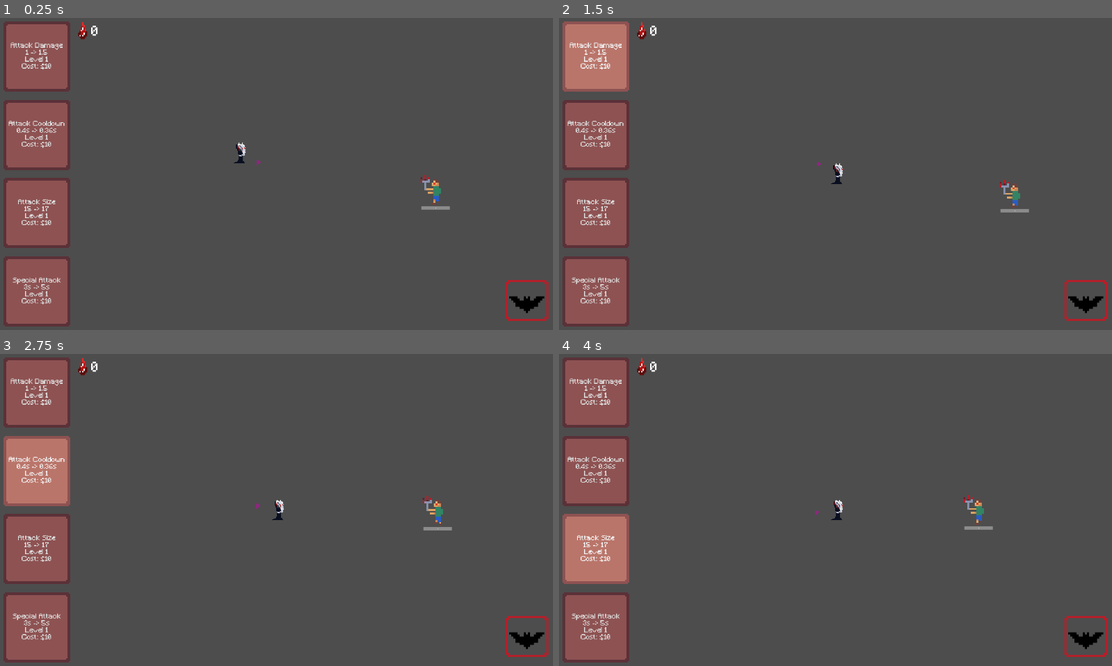
Above: before the commit, frames 1-4 (two rows, left to right).
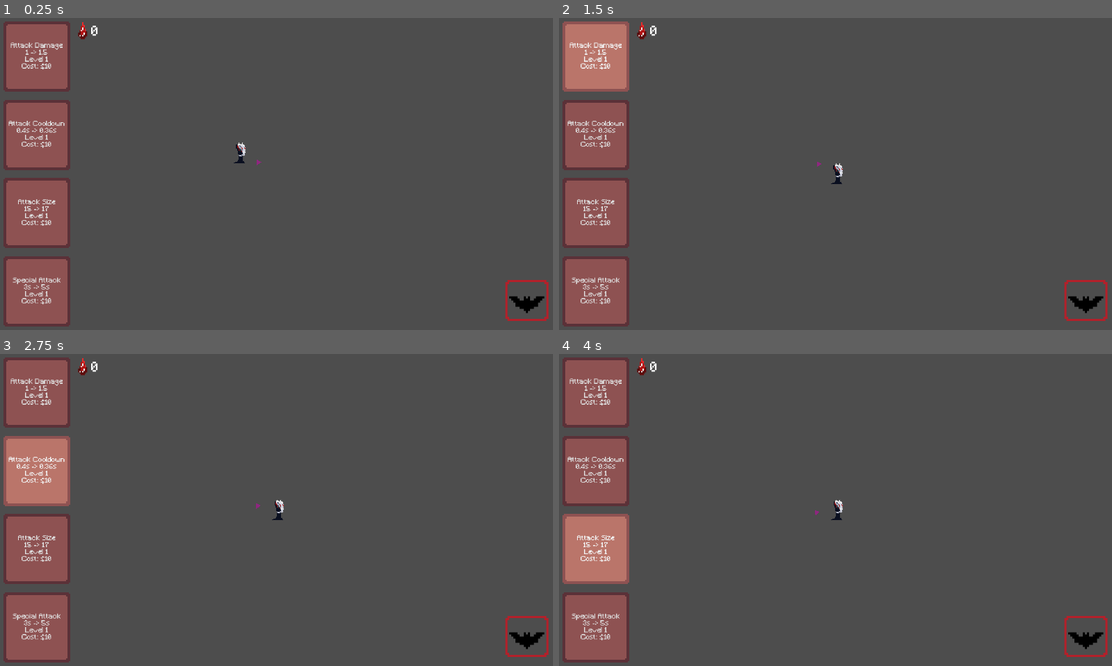
Above: after the commit, the same moments.

Repository: PonderingLoaf/gmtk2026
Game: Godot game, scene res://scenes/game.tscn
The game is run twice, just before and just after one commit, with the same random seed, the same clock (stepped at 60 frames per second) and the same inputs. This scene is started directly instead of the project's main scene.
Inputs:
- Up to frame 1 (0.25 s): no input
- Up to frame 2 (1.5 s): click "Attack Damage 1 -> 1.5 Level …" at 0.5 s; click "Attack Damage 1 -> 1.5 Level …" at 1.25 s
- Up to frame 3 (2.75 s): click "Attack Cooldown 0.4s -> 0.36s…" at 2 s
- Up to frame 4 (4 s): click "Attack Cooldown 0.4s -> 0.36s…" at 2.75 s; click "Attack Size 15 -> 17 Level 1 …" at 3.5 s

The runs differ from the first frame. In frame 1, 0.2% of the frame differs, in the area x 75-82%, y 50-62%; in frame 2, 0.2%; in frame 3, 0.2%; in frame 4, 0.2%.

Commit message:
I'm really bad at commit messages2

Diff:
--- /dev/null
+++ b/enemies/PitchforkDude/pitchfork-dude.tscn
@@ -0,0 +1,130 @@
+[gd_scene format=3 uid="uid://dem75gewqpckd"]
+
+[ext_resource type="PackedScene" uid="uid://drnbj1wo2rvxd" path="res://scenes/enemy.tscn" id="1_epyst"]
+[ext_resource type="Texture2D" uid="uid://mvonv0bsi7f8" path="res://enemies/PitchforkDude/pitchfork-attack-spritesheet.png" id="2_mafxv"]
+[ext_resource type="Texture2D" uid="uid://dtlnvwfhg381k" path="res://enemies/PitchforkDude/pitchfork-dude.png" id="2_xj5yi"]
+
+[sub_resource type="RectangleShape2D" id="RectangleShape2D_4ra3w"]
+size = Vector2(320.0001, 910.0002)
+
+[sub_resource type="AtlasTexture" id="AtlasTexture_xj5yi"]
+atlas = ExtResource("2_mafxv")
+region = Rect2(0, 0, 48, 16)
+
+[sub_resource type="AtlasTexture" id="AtlasTexture_uks03"]
+atlas = ExtResource("2_mafxv")
+region = Rect2(48, 0, 48, 16)
+
+[sub_resource type="AtlasTexture" id="AtlasTexture_al4m2"]
+atlas = ExtResource("2_mafxv")
+region = Rect2(96, 0, 48, 16)
+
+[sub_resource type="AtlasTexture" id="AtlasTexture_b2ytp"]
+atlas = ExtResource("2_mafxv")
+region = Rect2(144, 0, 48, 16)
+
+[sub_resource type="AtlasTexture" id="AtlasTexture_wwgsv"]
+atlas = ExtResource("2_mafxv")
+region = Rect2(192, 0, 48, 16)
+
+[sub_resource type="AtlasTexture" id="AtlasTexture_wgyhk"]
+atlas = ExtResource("2_mafxv")
+region = Rect2(240, 0, 48, 16)
+
+[sub_resource type="AtlasTexture" id="AtlasTexture_ruf5r"]
+atlas = ExtResource("2_mafxv")
+region = Rect2(288, 0, 48, 16)
+
+[sub_resource type="AtlasTexture" id="AtlasTexture_mafxv"]
+atlas = ExtResource("2_xj5yi")
+region = Rect2(0, 0, 16, 16)
+
+[sub_resource type="AtlasTexture" id="AtlasTexture_y23k8"]
+atlas = ExtResource("2_xj5yi")
+region = Rect2(16, 0, 16, 16)
+
+[sub_resource type="AtlasTexture" id="AtlasTexture_i2akv"]
+atlas = ExtResource("2_xj5yi")
+region = Rect2(32, 0, 16, 16)
+
+[sub_resource type="SpriteFrames" id="SpriteFrames_md0e3"]
+animations = [{
+"frames": [{
+"duration": 1.0,
+"texture": SubResource("AtlasTexture_xj5yi")
+}, {
+"duration": 1.0,
+"texture": SubResource("AtlasTexture_uks03")
+}, {
+"duration": 1.0,
+"texture": SubResource("AtlasTexture_al4m2")
+}, {
+"duration": 0.06,
+"texture": SubResource("AtlasTexture_b2ytp")
+}, {
+"duration": 0.06,
+"texture": SubResource("AtlasTexture_wwgsv")
+}, {
+"duration": 0.06,
+"texture": SubResource("AtlasTexture_wgyhk")
+}, {
+"duration": 1.0,
+"texture": SubResource("AtlasTexture_ruf5r")
+}],
+"loop": 0,
+"name": &"attack",
+"speed": 1.0
+}, {
+"frames": [{
+"duration": 1.0,
+"texture": SubResource("AtlasTexture_mafxv")
+}, {
+"duration": 1.0,
+"texture": SubResource("AtlasTexture_y23k8")
+}, {
+"duration": 1.0,
+"texture": SubResource("AtlasTexture_i2akv")
+}],
+"loop": 1,
+"name": &"default",
+"speed": 3.0
+}]
+
+[sub_resource type="RectangleShape2D" id="RectangleShape2D_a35do"]
+size = Vector2(479.99994, 480.00012)
+
+[sub_resource type="RectangleShape2D" id="RectangleShape2D_vgdee"]
+size = Vector2(1480.0002, 325.00006)
+
+[node name="Enemy" unique_id=87682965 instance=ExtResource("1_epyst")]
+max_health = 10.0
+damage = 3.0
+
+[node name="CollisionShape2D" parent="." index="0" unique_id=371164891]
+position = Vector2(30.000006, 64.99994)
+scale = Vector2(0.99999964, 0.99999964)
+shape = SubResource("RectangleShape2D_4ra3w")
+
+[node name="AnimatedSprite2D" parent="." index="1" unique_id=307164580]
+scale = Vector2(64, 64)
+sprite_frames = SubResource("SpriteFrames_md0e3")
+animation = &"attack"
+autoplay = "default"
+frame = 5
+
+[node name="CollisionShape2D2" type="CollisionShape2D" parent="." index="3" unique_id=1110605910]
+position = Vector2(-279.99982, -239.99995)
+scale = Vector2(0.99999976, 0.99999976)
+shape = SubResource("RectangleShape2D_a35do")
+
+[node name="Timer" type="Timer" parent="." index="4" unique_id=1116953404]
+wait_time = 15.0
+autostart = true
+
+[node name="AttackHitbox" type="CollisionShape2D" parent="." index="5" unique_id=2036627346]
+position = Vector2(-799.9999, -32.49999)
+scale = Vector2(0.99999976, 0.99999976)
+shape = SubResource("RectangleShape2D_vgdee")
+disabled = true
+
+[connection signal="timeout" from="Timer" to="." method="_on_timer_timeout"]
--- a/project.godot
+++ b/project.godot
@@ -59,12 +59,14 @@
 "deadzone": 0.2,
 "events": [Object(InputEventKey,"resource_local_to_scene":false,"resource_name":"","device":-1,"window_id":0,"alt_press …(192 unchanged characters)…
 , Object(InputEventKey,"resource_local_to_scene":false,"resource_name":"","device":-1,"window_id":0,"alt_pressed":false …(183 unchanged characters)…
+, Object(InputEventMouseButton,"resource_local_to_scene":false,"resource_name":"","device":-1,"window_id":0,"alt_pressed":false,"shift_pressed":false,"ctrl_pressed":false,"meta_pressed":false,"button_mask":0,"position":Vector2(0, 0),"global_position":Vector2(0, 0),"factor":1.0,"button_index":1,"canceled":false,"pressed":false,"double_click":false,"script":null)
 ]
 }
 action2={
 "deadzone": 0.2,
 "events": [Object(InputEventKey,"resource_local_to_scene":false,"resource_name":"","device":-1,"window_id":0,"alt_press …(192 unchanged characters)…
 , Object(InputEventKey,"resource_local_to_scene":false,"resource_name":"","device":-1,"window_id":0,"alt_pressed":false …(183 unchanged characters)…
+, Object(InputEventMouseButton,"resource_local_to_scene":false,"resource_name":"","device":-1,"window_id":0,"alt_pressed":false,"shift_pressed":false,"ctrl_pressed":false,"meta_pressed":false,"button_mask":0,"position":Vector2(0, 0),"global_position":Vector2(0, 0),"factor":1.0,"button_index":2,"canceled":false,"pressed":false,"double_click":false,"script":null)
 ]
 }
 
--- /dev/null
+++ b/scenes/enemies/bug.tscn
@@ -0,0 +1,64 @@
+[gd_scene format=3 uid="uid://bis0piergkh2u"]
+
+[ext_resource type="PackedScene" uid="uid://drnbj1wo2rvxd" path="res://scenes/enemy.tscn" id="1_evhp6"]
+[ext_resource type="Texture2D" uid="uid://bol5g8p8gb7n0" path="res://assets/bug-sprite-sheet.png" id="2_1cphh"]
+
+[sub_resource type="CircleShape2D" id="CircleShape2D_glybs"]
+radius = 330.15146
+
+[sub_resource type="AtlasTexture" id="AtlasTexture_0t6l1"]
+atlas = ExtResource("2_1cphh")
+region = Rect2(0, 0, 16, 16)
+
+[sub_resource type="AtlasTexture" id="AtlasTexture_t77sq"]
+atlas = ExtResource("2_1cphh")
+region = Rect2(16, 0, 16, 16)
+
+[sub_resource type="AtlasTexture" id="AtlasTexture_wgkba"]
+atlas = ExtResource("2_1cphh")
+region = Rect2(32, 0, 16, 16)
+
+[sub_resource type="AtlasTexture" id="AtlasTexture_cqyu5"]
+atlas = ExtResource("2_1cphh")
+region = Rect2(48, 0, 16, 16)
+
+[sub_resource type="AtlasTexture" id="AtlasTexture_a735w"]
+atlas = ExtResource("2_1cphh")
+region = Rect2(64, 0, 16, 16)
+
+[sub_resource type="SpriteFrames" id="SpriteFrames_yilbl"]
+animations = [{
+"frames": [{
+"duration": 1.0,
+"texture": SubResource("AtlasTexture_0t6l1")
+}, {
+"duration": 1.0,
+"texture": SubResource("AtlasTexture_t77sq")
+}, {
+"duration": 1.0,
+"texture": SubResource("AtlasTexture_wgkba")
+}, {
+"duration": 1.0,
+"texture": SubResource("AtlasTexture_cqyu5")
+}, {
+"duration": 1.0,
+"texture": SubResource("AtlasTexture_a735w")
+}],
+"loop": 1,
+"name": &"default",
+"speed": 5.0
+}]
+
+[node name="Enemy" unique_id=87682965 instance=ExtResource("1_evhp6")]
+SPEED = 150.0
+flip_to_face = false
+rotate_to_face = true
+
+[node name="CollisionShape2D" parent="." index="0" unique_id=371164891]
+shape = SubResource("CircleShape2D_glybs")
+
+[node name="AnimatedSprite2D" parent="." index="1" unique_id=307164580]
+scale = Vector2(56.124996, 56.124996)
+sprite_frames = SubResource("SpriteFrames_yilbl")
+autoplay = "default"
+frame_progress = 0.34881616
--- a/scenes/enemies/pitchfork-dude.tscn
+++ /dev/null
@@ -1,57 +0,0 @@
-[gd_scene format=3 uid="uid://dem75gewqpckd"]
-
-[ext_resource type="PackedScene" uid="uid://drnbj1wo2rvxd" path="res://scenes/enemy.tscn" id="1_epyst"]
-[ext_resource type="Texture2D" uid="uid://dtlnvwfhg381k" path="res://assets/pitchfork-dude.png" id="2_xj5yi"]
-
-[sub_resource type="RectangleShape2D" id="RectangleShape2D_4ra3w"]
-size = Vector2(320.0001, 910.0002)
-
-[sub_resource type="AtlasTexture" id="AtlasTexture_mafxv"]
-atlas = ExtResource("2_xj5yi")
-region = Rect2(0, 0, 16, 16)
-
-[sub_resource type="AtlasTexture" id="AtlasTexture_y23k8"]
-atlas = ExtResource("2_xj5yi")
-region = Rect2(16, 0, 16, 16)
-
-[sub_resource type="AtlasTexture" id="AtlasTexture_i2akv"]
-atlas = ExtResource("2_xj5yi")
-region = Rect2(32, 0, 16, 16)
-
-[sub_resource type="SpriteFrames" id="SpriteFrames_md0e3"]
-animations = [{
-"frames": [{
-"duration": 1.0,
-"texture": SubResource("AtlasTexture_mafxv")
-}, {
-"duration": 1.0,
-"texture": SubResource("AtlasTexture_y23k8")
-}, {
-"duration": 1.0,
-"texture": SubResource("AtlasTexture_i2akv")
-}],
-"loop": 1,
-"name": &"default",
-"speed": 3.0
-}]
-
-[sub_resource type="RectangleShape2D" id="RectangleShape2D_a35do"]
-size = Vector2(479.99994, 480.00012)
-
-[node name="Enemy" unique_id=87682965 instance=ExtResource("1_epyst")]
-
-[node name="CollisionShape2D" parent="." index="0" unique_id=371164891]
-position = Vector2(30.000006, 64.99994)
-scale = Vector2(0.99999964, 0.99999964)
-shape = SubResource("RectangleShape2D_4ra3w")
-
-[node name="AnimatedSprite2D" parent="." index="1" unique_id=307164580]
-scale = Vector2(64, 64)
-sprite_frames = SubResource("SpriteFrames_md0e3")
-autoplay = "default"
-frame_progress = 0.051086962
-
-[node name="CollisionShape2D2" type="CollisionShape2D" parent="." index="3" unique_id=1110605910]
-position = Vector2(-279.99982, -239.99995)
-scale = Vector2(0.99999976, 0.99999976)
-shape = SubResource("RectangleShape2D_a35do")
--- a/scenes/game.tscn
+++ b/scenes/game.tscn
@@ -10,7 +10,6 @@
 [ext_resource type="Script" uid="uid://n0i8h802liv2" path="res://scripts/attack_range_button.gd" id="6_p57ef"]
 [ext_resource type="Script" uid="uid://c3eivsdsqpa1b" path="res://scripts/camera_controller.gd" id="8_gee14"]
 [ext_resource type="Script" uid="uid://c34gji3bv435p" path="res://scripts/special_attack_button.gd" id="9_dinhu"]
-[ext_resource type="PackedScene" uid="uid://dem75gewqpckd" path="res://scenes/enemies/pitchfork-dude.tscn" id="10_dinhu"]
 [ext_resource type="Texture2D" uid="uid://dmskavrcl8fi6" path="res://assets/blood.png" id="11_kvuet"]
 [ext_resource type="Texture2D" uid="uid://b0icxoiwj7fdd" path="res://assets/special-cooldown-spritesheet.png" id="13_kvuet"]
 
@@ -149,9 +148,6 @@
 
 [node name="Special" parent="Dracula" unique_id=429835498 instance=ExtResource("2_u5sy4")]
 
-[node name="Enemy" parent="." unique_id=87682965 instance=ExtResource("10_dinhu")]
-position = Vector2(1161, 414)
-
 [node name="Camera2D" type="Camera2D" parent="." unique_id=1310798199]
 offset = Vector2(960, 540)
 script = ExtResource("8_gee14")
@@ -161,6 +157,7 @@
 script = ExtResource("3_lnu2h")
 
 [node name="Timer" type="Timer" parent="Camera2D/GameManager" unique_id=891516843]
+wait_time = 8.0
 autostart = true
 
 [node name="GridContainer" type="GridContainer" parent="Camera2D" unique_id=537651613]
--- a/scripts/enemy.gd
+++ b/scripts/enemy.gd
@@ -1,6 +1,7 @@
 extends Area2D
 
-# test
+
+@onready var attack_hitbox: CollisionShape2D = $AttackHitbox
 
 @onready var dracula: CharacterBody2D = $"../Dracula"
 @onready var progress_bar: ProgressBar = $ProgressBar
@@ -12,6 +13,11 @@
 @export var damage: float = 1
 @export var SPEED: float = 50
 var health: float = 3
+@export var flip_to_face = true
+@export var rotate_to_face = false
+@export var rotation_speed = 5.0
+
+var moving = true
 
 func _ready() -> void:
 	health = max_health
@@ -19,12 +25,17 @@
 	progress_bar.value = health
 
 func _process(delta: float) -> void:
-	position.x = move_toward(position.x, dracula.position.x, delta * SPEED)
-	position.y = move_toward(position.y, dracula.position.y, delta * SPEED)
-	if dracula.position.x < position.x:
-		animated_sprite_2d.flip_h = false
-	else:
-		animated_sprite_2d.flip_h = true
+	if moving:
+		position.x = move_toward(position.x, dracula.position.x, delta * SPEED)
+		position.y = move_toward(position.y, dracula.position.y, delta * SPEED)
+	if flip_to_face:
+		if dracula.position.x < position.x:
+			animated_sprite_2d.flip_h = false
+		else:
+			animated_sprite_2d.flip_h = true
+	elif rotate_to_face:
+		var target_angle = global_position.angle_to_point(dracula.position) + deg_to_rad(90)
+		global_rotation = lerp_angle(global_rotation, target_angle, rotation_speed * delta)
 
 func _on_area_entered(area: Area2D) -> void:
 	if area.is_in_group("projectile"):
@@ -43,3 +54,13 @@
 func _on_body_entered(body: Node2D) -> void:
 	if not body.is_in_group("projectile"):
 		dracula.take_damage(damage)
+
+func _on_timer_timeout() -> void:
+	animated_sprite_2d.play("attack")
+	moving = false
+	await animated_sprite_2d.frame == 4
+	attack_hitbox.disabled = false
+	await animated_sprite_2d.animation_finished
+	attack_hitbox.disabled = true
+	animated_sprite_2d.play("default")
+	moving = true
--- a/scripts/enemy_spawner.gd
+++ b/scripts/enemy_spawner.gd
@@ -1,16 +1,25 @@
 extends Node
+const BUG = preload("uid://bis0piergkh2u")
+const PITCHFORK_DUDE = preload("uid://dem75gewqpckd")
 
-const ENEMY = preload("uid://dem75gewqpckd")
 @onready var game: Node2D = $"../.."
 @onready var dracula: CharacterBody2D = $"../../Dracula"
 @onready var label: Label = $"../Label"
+@onready var timer: Timer = $Timer
+
+var difficulty = 1.0
 
 var score: int = 0;
 
 func _on_timer_timeout() -> void:
-	var enemy = ENEMY.instantiate()
-	enemy.position = Vector2(randf_range(-2000, 2000), randf_range(-1500, 1500))
-	game.add_child(enemy)
+	var wave = randf_range(0, difficulty)
+	if wave > 5:
+		pitchfork_dude_wave()
+	else:
+		bug_wave()
+	difficulty += 1
+	timer.wait_time -= timer.wait_time / 100
+	print(timer.wait_time)
 
 func increase_score() -> void:
 	score += 1
@@ -18,3 +27,21 @@
 
 func update_label():
 	label.text = str(score)
+
+func bug_wave():
+	for i in range(5):
+		var radius = randf_range(750, 2000)
+		var degrees = randf_range(0, 360)
+		var angle_rad = deg_to_rad(degrees)
+		var enemy = BUG.instantiate()
+		enemy.position = Vector2(cos(angle_rad), sin(angle_rad)) * radius
+		game.add_child(enemy)
+
+func pitchfork_dude_wave():
+	for i in range(5):
+		var radius = randf_range(750, 2000)
+		var degrees = randf_range(0, 360)
+		var angle_rad = deg_to_rad(degrees)
+		var enemy = PITCHFORK_DUDE.instantiate()
+		enemy.position = Vector2(cos(angle_rad), sin(angle_rad)) * radius
+		game.add_child(enemy)
Binary file added: assets/bug-sprite-sheet.png
Not shown, added: assets/bug-sprite-sheet.png.import
Binary file added: enemies/PitchforkDude/pitchfork-attack-spritesheet.png
Not shown, added: enemies/PitchforkDude/pitchfork-attack-spritesheet.png.import
Renamed: assets/pitchfork-dude.png -> enemies/PitchforkDude/pitchfork-dude.png
Not shown, changed: enemies/PitchforkDude/pitchfork-dude.png.import
